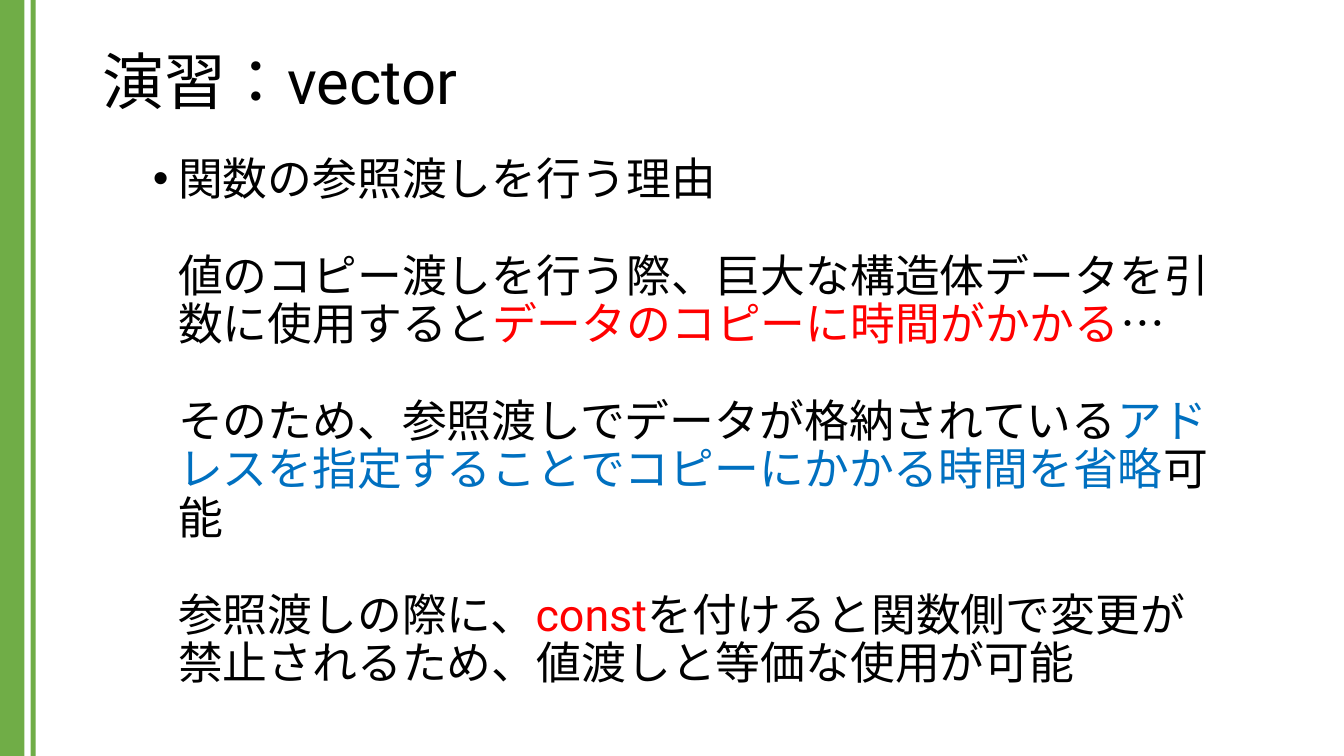
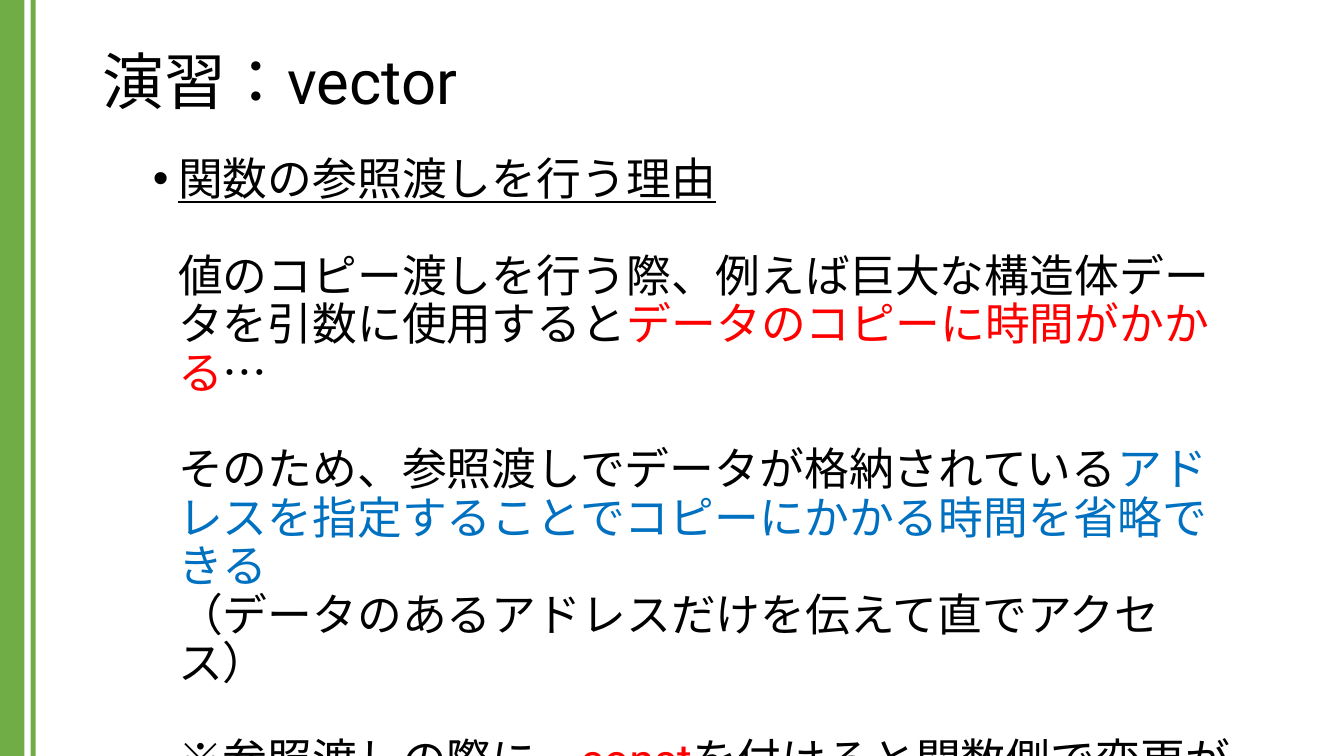
Before and after one commit to kic-murata/cpp2024, a slide deck: slide 15 of 授業資料/演習課題：vector.pptx (slide 14 before the commit). Drawn at 1344x756 pixels with LibreOffice and Linux fonts; fonts in the diff are those of the drawing. Boxes give left, top, right and bottom in pixels: in the first picture for what was removed or moved away, otherwise in the second. Text is boxed around its words. In the diff, an @@ line names an element or a change of style, - is before the commit and + after.

```diff
--- a/授業資料/演習課題：vector.pptx
+++ b/授業資料/演習課題：vector.pptx
@@ text at <box>178,157,1209,683</box>: text changed @@
-  • 関数の参照渡しを行う理由
-    値のコピー渡しを行う際、巨大な構造体データを引数に使用するとデータのコピーに時間がかかる…
-    そのため、参照渡しでデータが格納されているアドレスを指定することでコピーにかかる時間を省略可能
-    参照渡しの際に、constを付けると関数側で変更が
-    禁止されるため、値渡しと等価な使用が可能
+  • 関数の参照渡しを行う理由
+    値のコピー渡しを行う際、例えば巨大な構造体データを引数に使用するとデータのコピーに時間がかかる…
+    そのため、参照渡しでデータが格納されているアドレスを指定することでコピーにかかる時間を省略できる
+    （データのあるアドレスだけを伝えて直でアクセス）
+    ※参照渡しの際に、constを付けると関数側で変更が
+    ※禁止されるため、値渡しと等価な使用が可能
```
Also in this commit, not shown: 8 other slides changed, 2 slides added.
